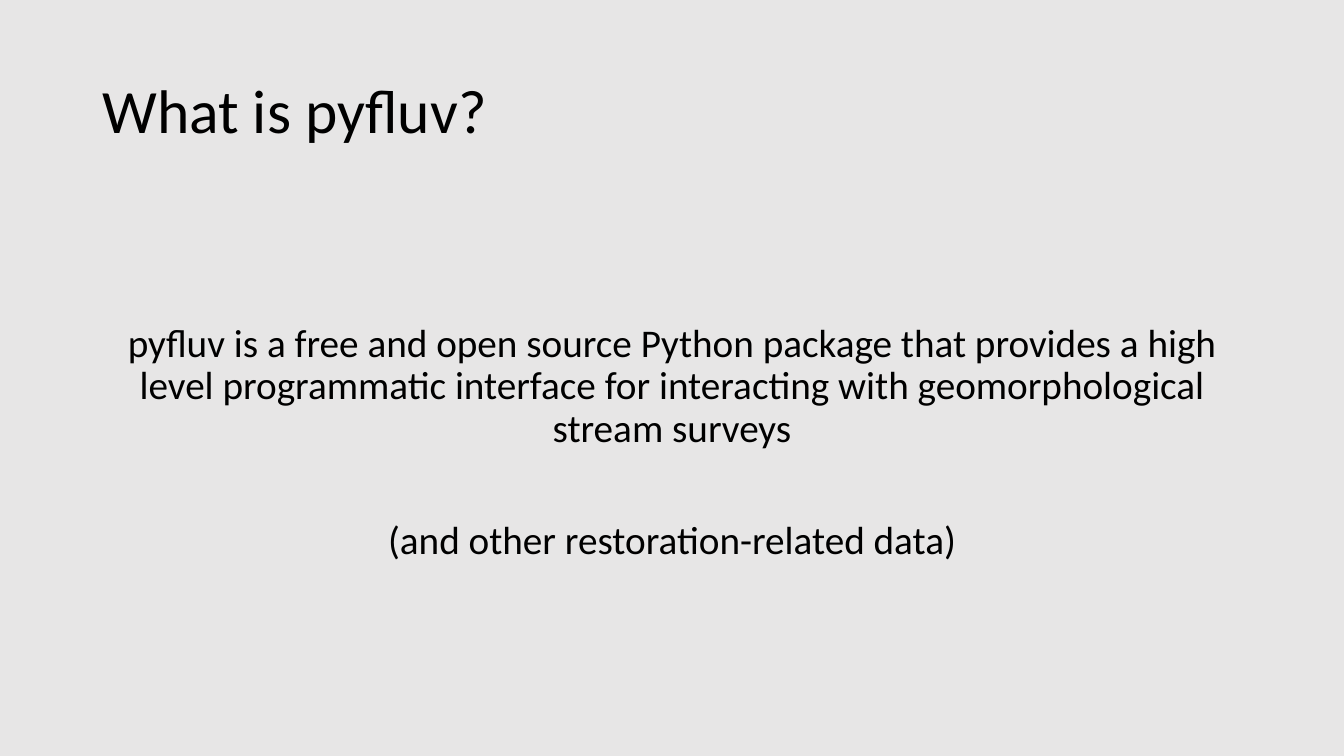
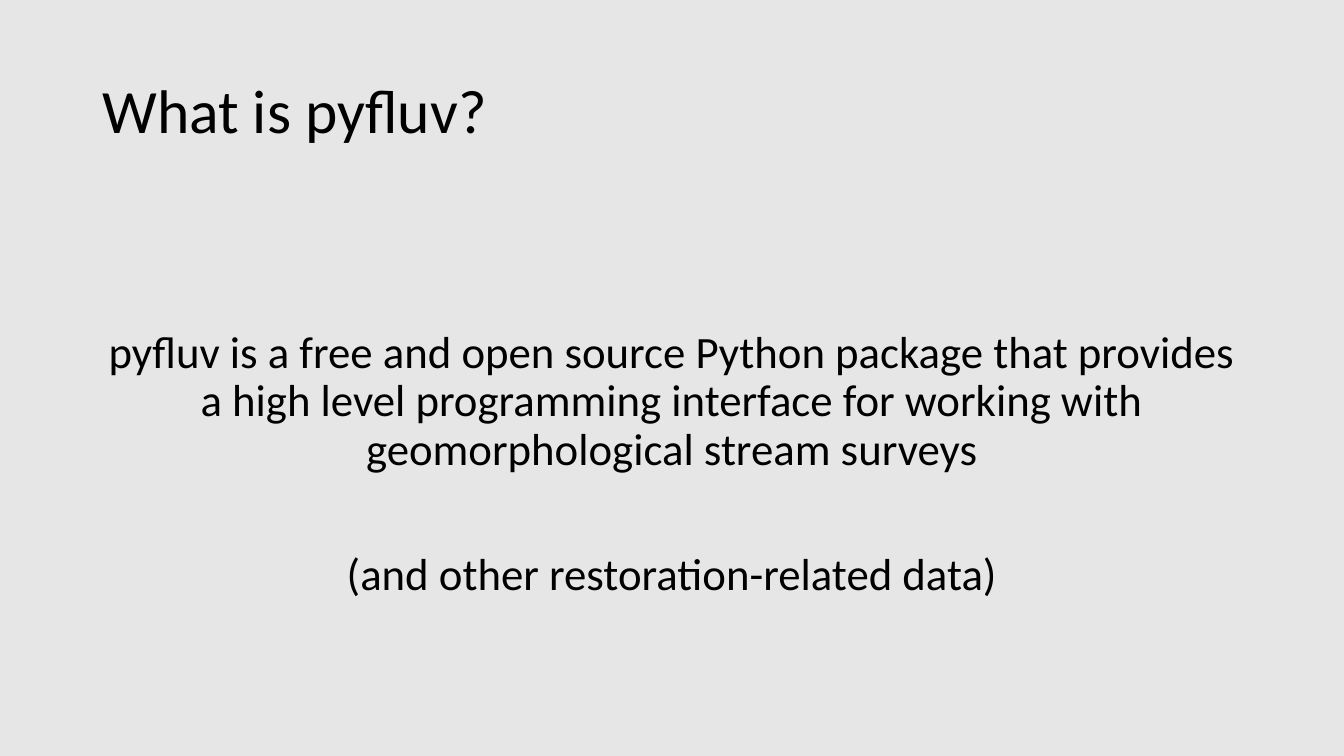
Before and after one commit to rsjones94/presentation-materials, a slide deck: slide 2 of TNAWRA_4-10-2019/jones_randall_pyfluv.pptx. Drawn at 1344x756 pixels with LibreOffice and Linux fonts; fonts in the diff are those of the drawing. Boxes give left, top, right and bottom in pixels: in the first picture for what was removed or moved away, otherwise in the second. Text is boxed around its words. In the diff, an @@ line names an element or a change of style, - is before the commit and + after.

```diff
--- a/TNAWRA_4-10-2019/jones_randall_pyfluv.pptx
+++ b/TNAWRA_4-10-2019/jones_randall_pyfluv.pptx
@@ text at <box>109,337,1234,473</box>: text changed; size 28 to 32 pt @@
-pyfluv is a free and open source Python package that provides a high level programmatic interface for interacting with geomorphological stream surveys
+pyfluv is a free and open source Python package that provides a high level programming interface for working with geomorphological stream surveys
@@ text at <box>347,557,996,596</box>: size 28 to 32 pt in "(and other restoration-related data)" @@
```
Also in this commit, not shown: 2 other slides changed, 1 slide added, 1 slide removed, 1 other file.
